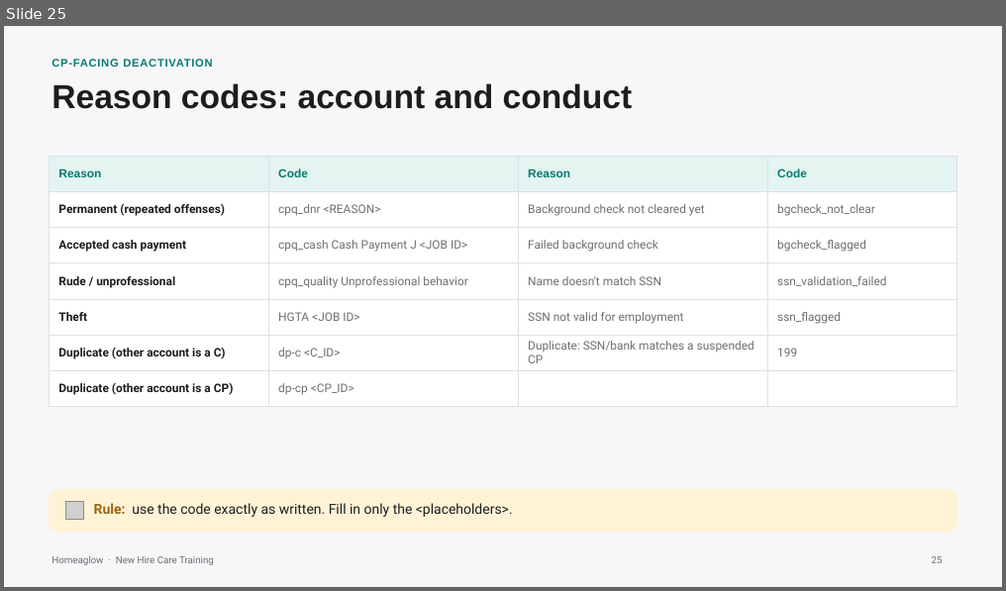
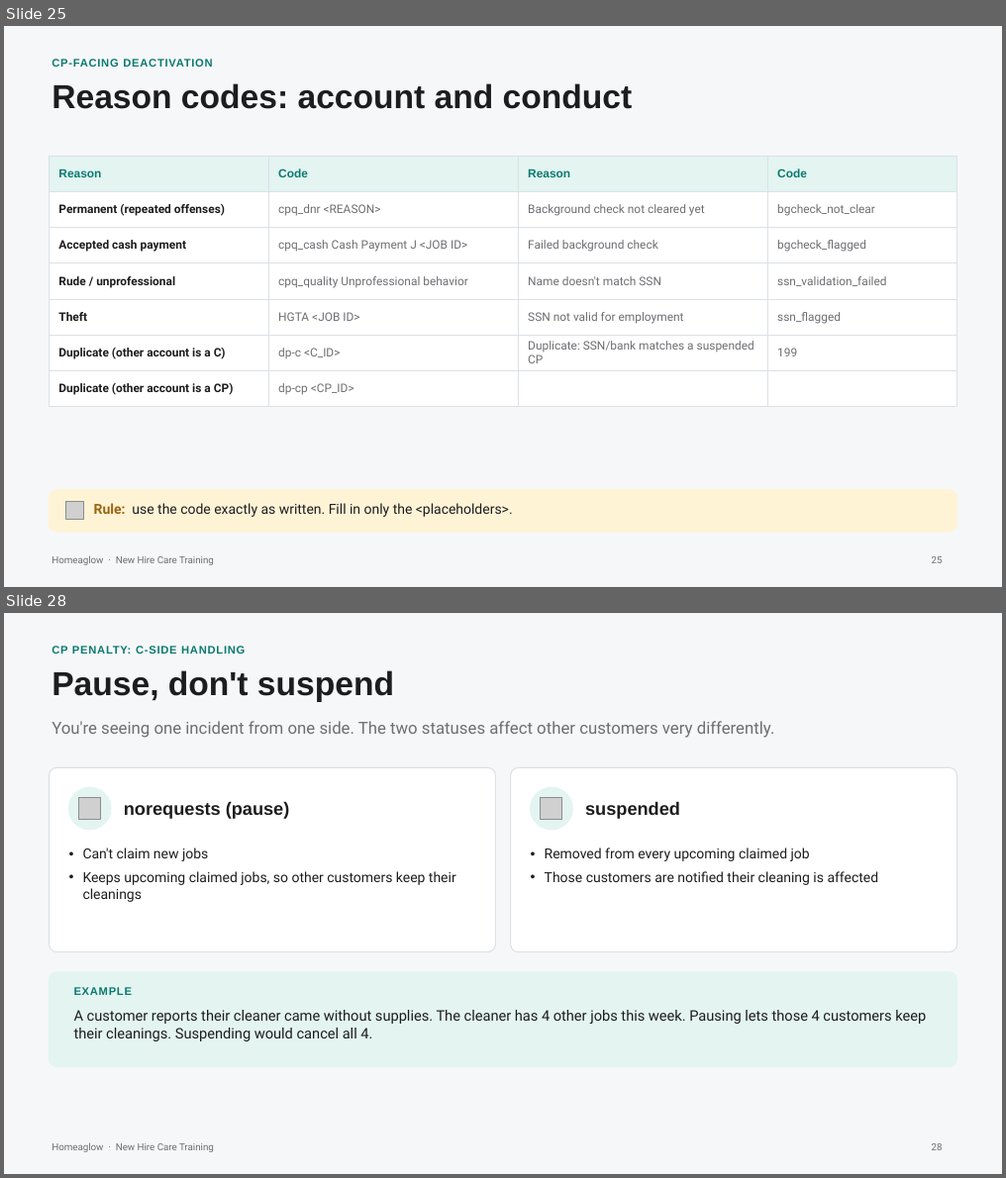
Before and after one commit to anjulimichelle/training, a slide deck: cleaner-foundations/cleaner-foundations-cp-crm.pptx. Shown one above the other, each under a label of ours: slide 25 before the commit, slides 25 and 28 after it; the slides between them are not shown. The pictures are 1006x591 and 1006x1178 pixels, drawn with LibreOffice and Linux fonts; fonts in the diff are those of the drawing; grey boxes stand for pictures. Boxes give left, top, right and bottom in pixels: in the first picture for what was removed or moved away, otherwise in the second. Text is boxed around its words. In the diff, an @@ line names an element or a change of style, - is before the commit and + after.

```diff
--- a/cleaner-foundations/cleaner-foundations-cp-crm.pptx
+++ b/cleaner-foundations/cleaner-foundations-cp-crm.pptx
@@ slide 28 added at [4,613,1002,1174], background #F6F7F9; not listed: 1 template element that a slide beside it also shows @@
@@ text added at [52,646,245,654], 8 pt, text #0B7A6F, bold @@
+CP PENALTY: C-SIDE HANDLING
@@ text added at [52,670,394,702], 24 pt, text #1D1D1F, bold @@
+Pause, don't suspend
@@ text added at [52,721,775,738], 12 pt, text #6E6E73 @@
+You're seeing one incident from one side. The two statuses affect other customers very differently.
@@ rounded rectangle added at [49,767,495,953], fill #FFFFFF, outline #DCE1E7 0.75 pt @@
@@ ellipse added at [69,787,111,830], fill #E3F4F1, outline #E3F4F1 1 pt @@
@@ rounded rectangle added at [511,767,957,953], fill #FFFFFF, outline #DCE1E7 0.75 pt @@
@@ ellipse added at [531,787,573,830], fill #E3F4F1, outline #E3F4F1 1 pt @@
@@ picture added at [79,797,101,820] @@
@@ text added at [124,801,290,819], 13 pt, text #1D1D1F, bold @@
+norequests (pause)
@@ picture added at [541,797,562,820] @@
@@ text added at [585,801,680,819], 13 pt, text #1D1D1F, bold @@
+suspended
@@ text added at [83,848,456,902], 10 pt, text #1D1D1F @@
+• Can't claim new jobs
+• Keeps upcoming claimed jobs, so other customers keep their cleanings
@@ text added at [545,848,879,885], 10 pt, text #1D1D1F @@
+• Removed from every upcoming claimed job
+• Those customers are notified their cleaning is affected
@@ rounded rectangle added at [49,972,957,1067], fill #E3F4F1, outline #E3F4F1 0.75 pt @@
@@ text added at [74,987,132,995], 8 pt, text #0B7A6F, bold @@
+EXAMPLE
@@ text added at [74,1010,926,1042], 10.5 pt, text #1D1D1F @@
+A customer reports their cleaner came without supplies. The cleaner has 4 other jobs this week. Pausing lets those 4 customers keep their cleanings. Suspending would cancel all 4.
@@ page number added at [932,1144,943,1151], 7 pt, text #6E6E73 @@
+28
```
Also in this commit, not shown: 11 slides changed, 7 other slides added, 1 other file.
